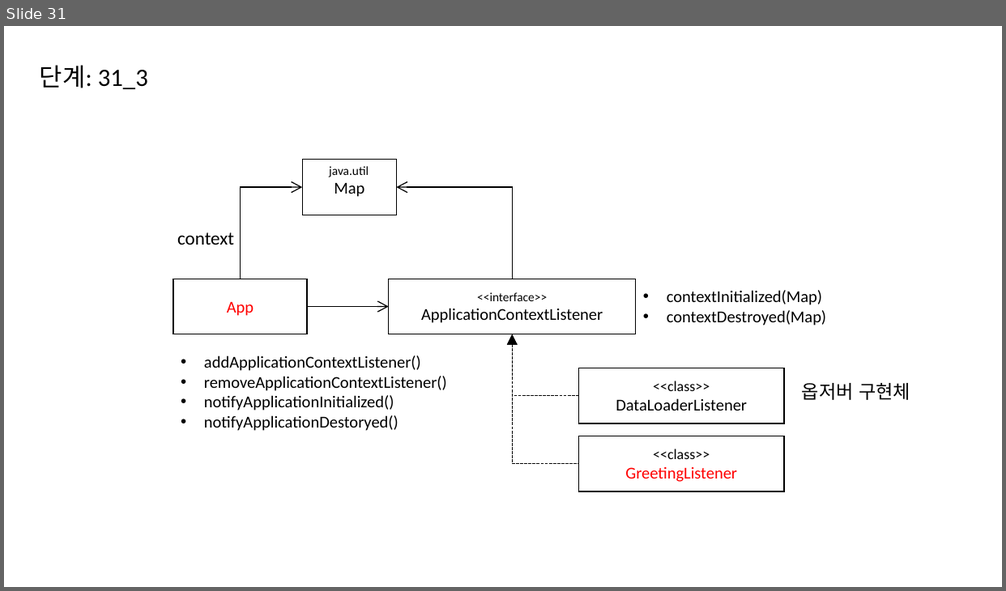
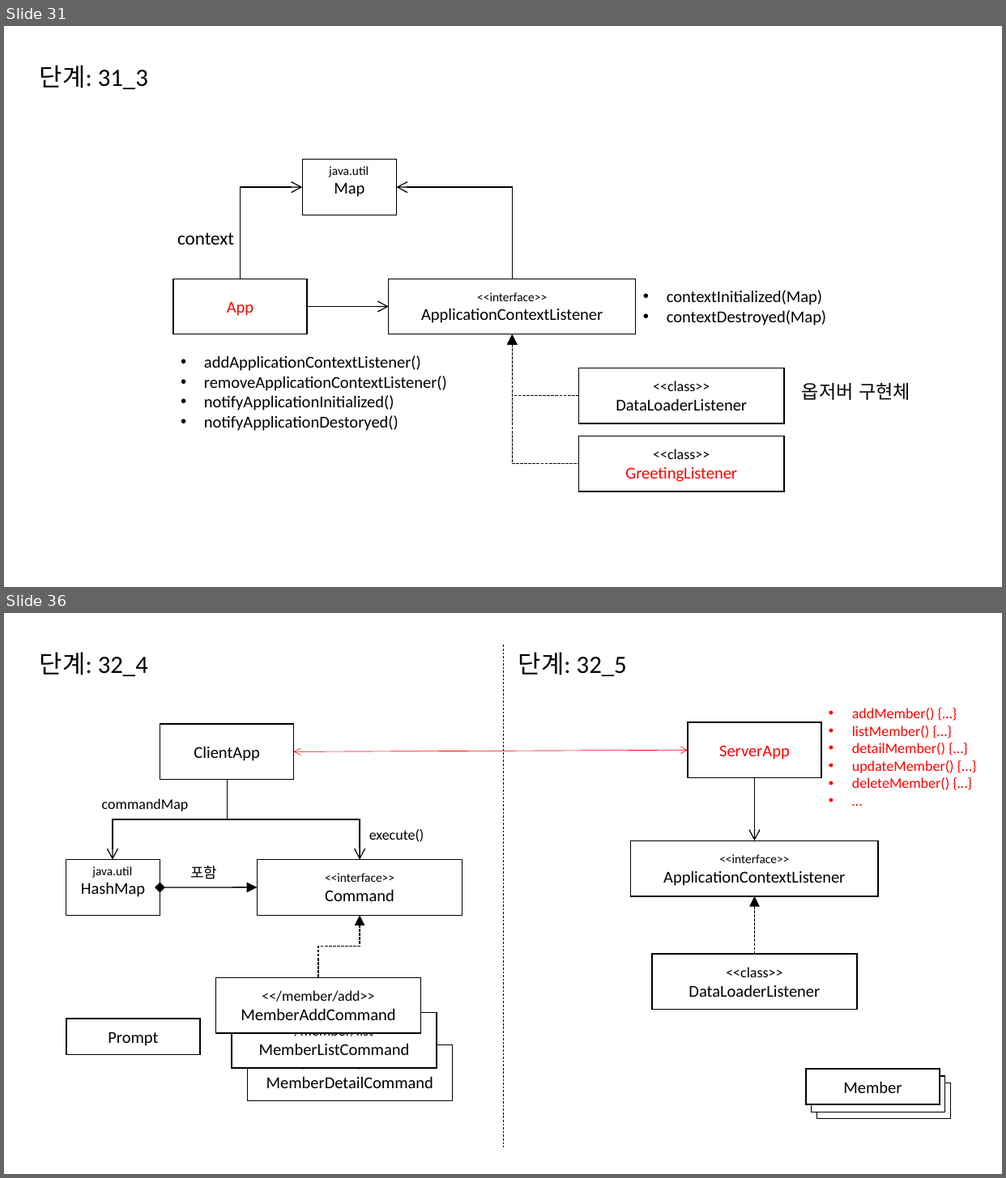
Before and after one commit to eomjinyoung/bitcamp-20191202, a slide deck: ClassDiagram.pptx. Shown one above the other, each under a label of ours: slide 31 before the commit, slides 31 and 36 after it; the slides between them are not shown. The pictures are 1006x591 and 1006x1178 pixels, drawn with LibreOffice and Linux fonts; fonts in the diff are those of the drawing. Boxes give left, top, right and bottom in pixels: in the first picture for what was removed or moved away, otherwise in the second. Text is boxed around its words. In the diff, an @@ line names an element or a change of style, - is before the commit and + after.

```diff
--- a/ClassDiagram.pptx
+++ b/ClassDiagram.pptx
@@ slide 36 added at box(4, 613, 1002, 1174), background #FFFFFF @@
@@ text added at box(40, 652, 148, 676), 24 pt, text #000000 @@
+단계: 32_4
@@ line added from (503, 645) to (503, 1148), #000000 0.5 pt dashed @@
@@ text added at box(518, 652, 627, 676), 24 pt, text #000000 @@
+단계: 32_5
@@ text added at box(852, 708, 954, 790), 14 pt, text #FF0000 @@
+• addMember() {…}
+• listMember() {…}
+• detailMember() {…}
+• updateMember() {…}
+• deleteMember() {…}
+• …
@@ rectangle added at box(160, 724, 294, 779), outline #000000 1 pt, 16 pt, text #000000 @@
+ClientApp
@@ rectangle added at box(688, 722, 821, 777), outline #000000 1 pt, 16 pt, text #FF0000 @@
+ServerApp
@@ double arrow added from (294, 752) to (688, 750), #FF0000 0.5 pt @@
@@ elbow arrow added from (227, 780) to (113, 860), #000000 1 pt @@
@@ elbow arrow added from (227, 780) to (360, 860), #000000 1 pt @@
@@ arrow added from (755, 777) to (755, 841), #000000 1 pt @@
@@ text added at box(102, 798, 189, 811), 14 pt, text #000000 @@
+commandMap
@@ text added at box(369, 829, 424, 842), 14 pt, text #000000 @@
+execute()
@@ rectangle added at box(632, 841, 879, 896), outline #000000 1 pt, 16 pt, text #000000 @@
+<<interface>>
+ApplicationContextListener
@@ rectangle added at box(66, 860, 160, 915), outline #000000 1 pt, 16 pt, text #000000 @@
+HashMap
@@ text added at box(92, 867, 132, 878), 12 pt, text #000000 @@
+java.util
@@ text added at box(190, 866, 217, 879), 14 pt, text #000000 @@
+포함
@@ rectangle added at box(257, 860, 462, 915), outline #000000 1 pt, 12 pt, text #000000 @@
+<<interface>>
+Command
@@ double arrow added from (160, 888) to (257, 888), #000000 1 pt @@
@@ elbow arrow added from (755, 954) to (755, 897), #000000 1 pt dashed @@
@@ elbow arrow added from (318, 977) to (360, 915), #000000 1 pt dashed @@
@@ rectangle added at box(652, 954, 858, 1010), outline #000000 1 pt, 16 pt, text #000000 @@
+<<class>>
+DataLoaderListener
@@ rectangle added at box(216, 977, 421, 1033), fill #FFFFFF, outline #000000 1 pt, 16 pt, text #000000 @@
+<</member/add>>
+MemberAddCommand
@@ rectangle added at box(66, 1019, 200, 1054), outline #000000 1 pt, 16 pt, text #000000 @@
+Prompt
@@ rectangle added at box(232, 1013, 437, 1068), fill #FFFFFF, outline #000000 1 pt, 16 pt, text #000000 @@
+<</member/list>>
+MemberListCommand
@@ rectangle added at box(247, 1046, 453, 1101), fill #FFFFFF, outline #000000 1 pt, 16 pt, text #000000 @@
+<</member/detail>>
+MemberDetailCommand
@@ rectangle added at box(806, 1069, 940, 1105), fill #FFFFFF, outline #000000 1 pt, 16 pt, text #000000 @@
+Member
@@ rectangle added at box(812, 1076, 946, 1112), fill #FFFFFF, outline #000000 1 pt, 16 pt, text #000000 @@
+Board
@@ rectangle added at box(817, 1083, 951, 1119), fill #FFFFFF, outline #000000 1 pt, 16 pt, text #000000 @@
+Lesson
```
Also in this commit, not shown: 10 other slides added, 2 other files.
